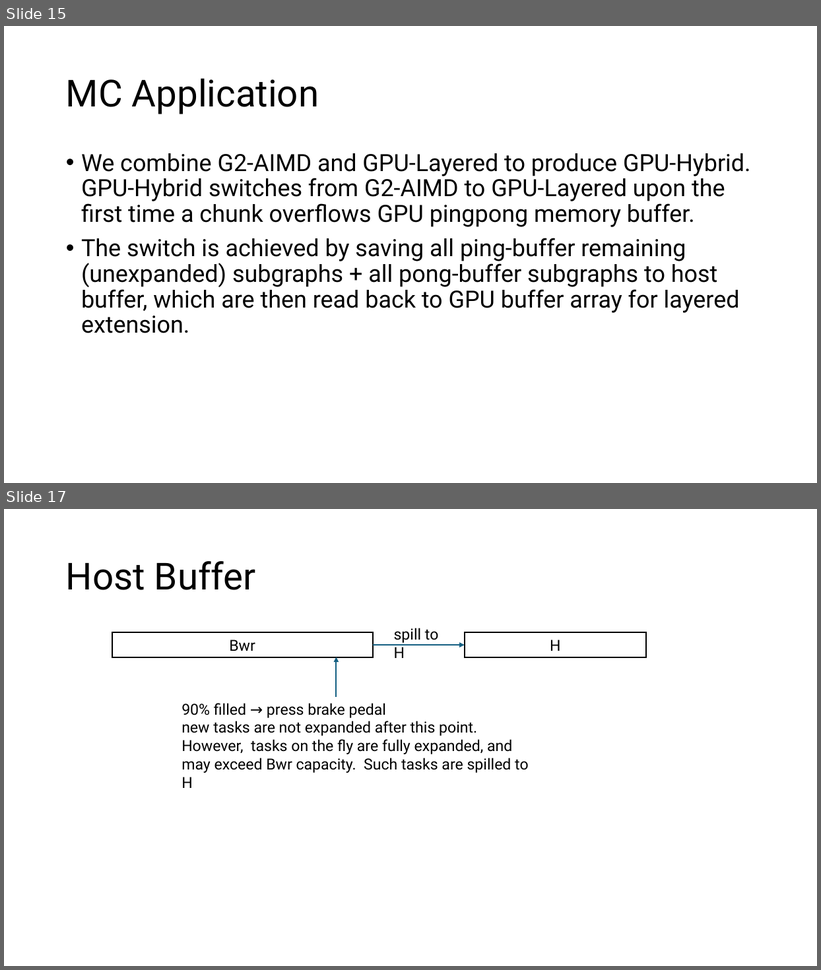
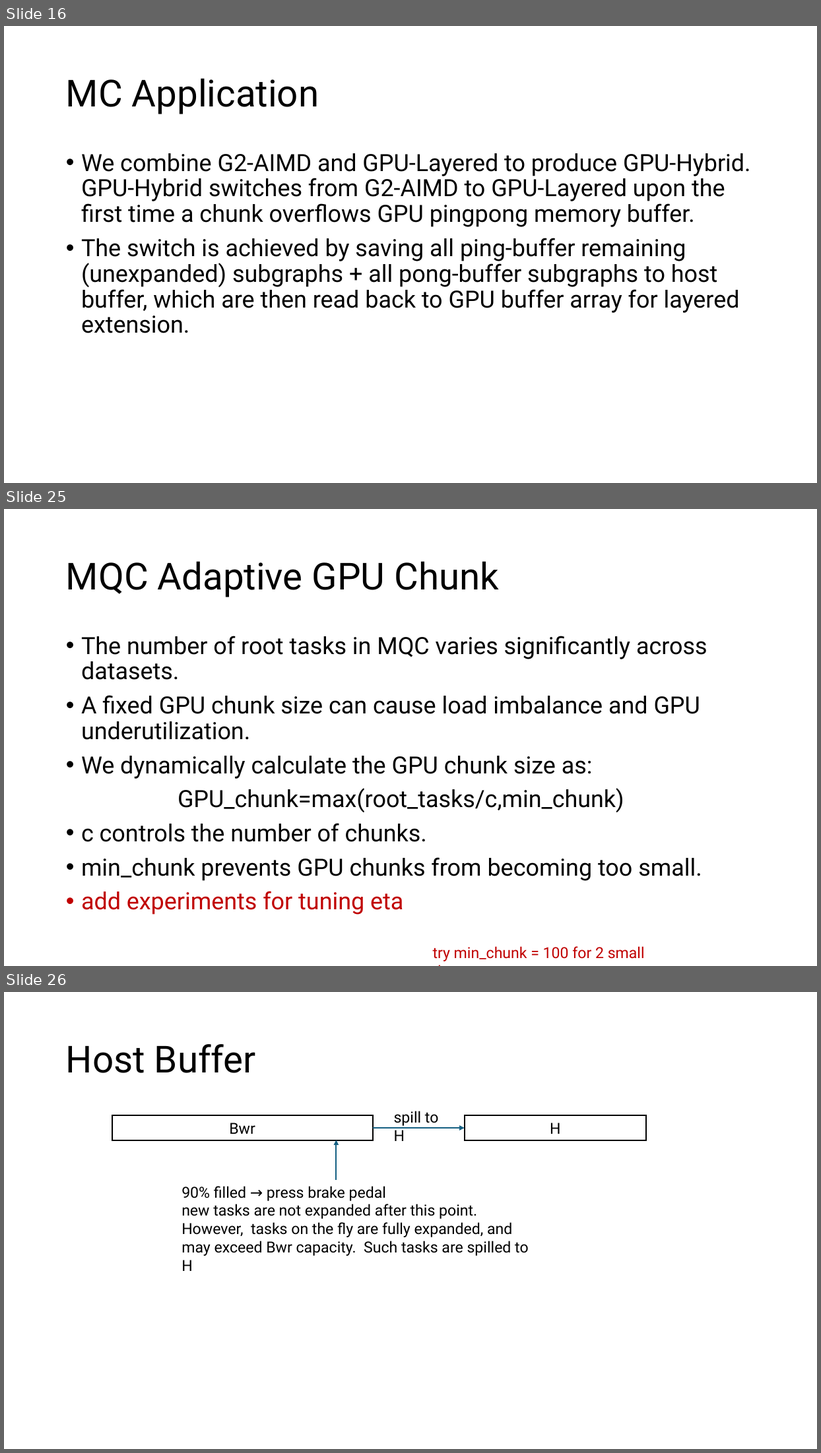
Before and after one commit to akhlaqueak/G-ThinkerCG, a slide deck: revision.pptx. Shown one above the other, each under a label of ours: slides 15 and 17 before the commit, slides 16, 25 and 26 after it; the slides between them are not shown. The pictures are 821x970 and 821x1453 pixels, drawn with LibreOffice and Linux fonts; fonts in the diff are those of the drawing. Boxes give left, top, right and bottom in pixels: in the first picture for what was removed or moved away, otherwise in the second. Text is boxed around its words. In the diff, an @@ line names an element or a change of style, - is before the commit and + after.

```diff
--- a/revision.pptx
+++ b/revision.pptx
@@ slide 25 added at bbox=[4, 509, 817, 966], background #FFFFFF @@
@@ title added at bbox=[66, 561, 499, 597], 44 pt, text #000000 @@
+MQC Adaptive GPU Chunk
@@ text added at bbox=[81, 636, 708, 915], 28 pt, text #000000 @@
+• The number of root tasks in MQC varies significantly across datasets.
+• A fixed GPU chunk size can cause load imbalance and GPU underutilization.
+• We dynamically calculate the GPU chunk size as:
+GPU_chunk=max(root_tasks/c,min_chunk)
+• c controls the number of chunks.
+• min_chunk prevents GPU chunks from becoming too small.
+• add experiments for tuning eta
@@ text added at bbox=[433, 947, 645, 962], 18 pt, text #C00000 @@
+try min_chunk = 100 for 2 small datasets
@@ what was slide 15 is now slide 16 @@
@@ what was slide 17 is now slide 26 @@
```
Also in this commit, not shown: 1 slide changed, 9 other slides added, 21 other files.
